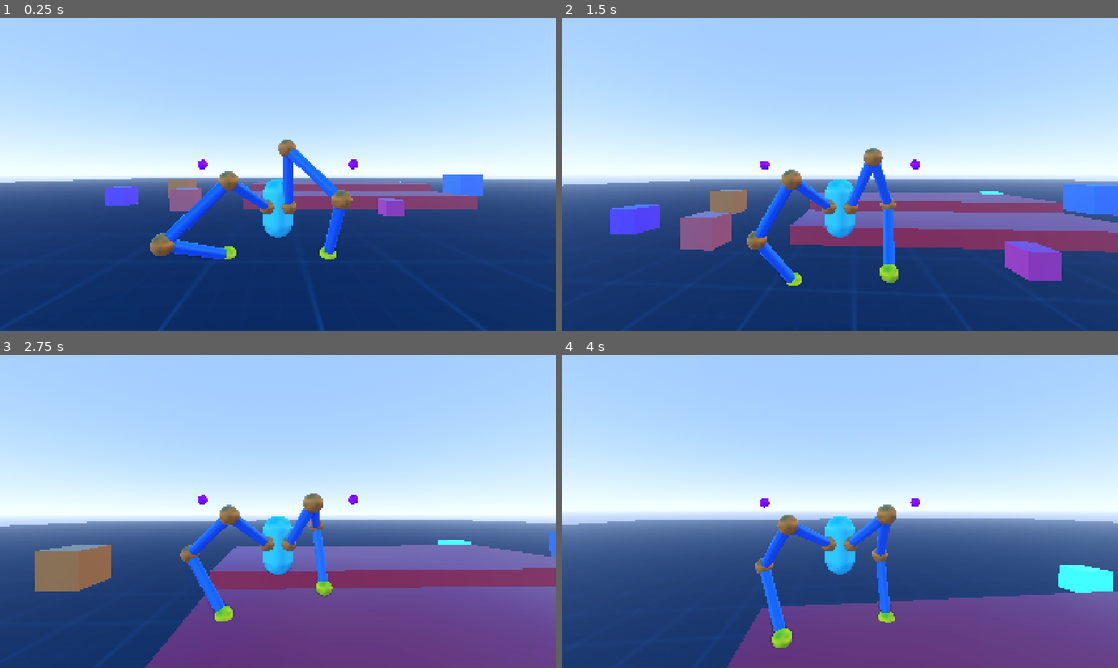
Above: before the commit, frames 1-4 (two rows, left to right).
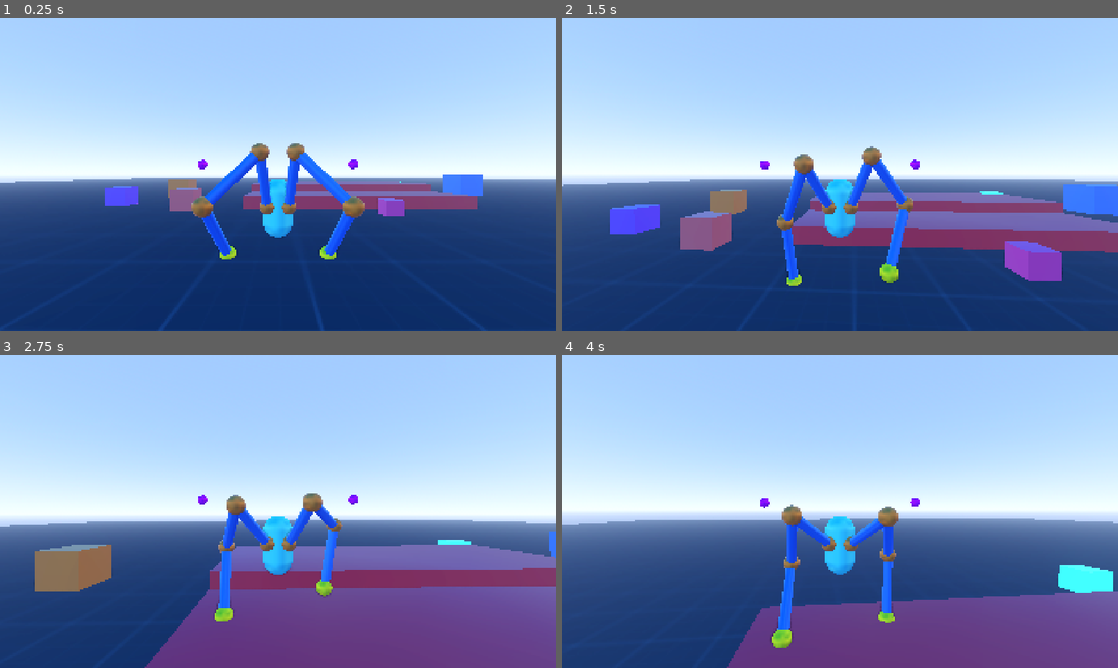
Above: after the commit, the same moments.

Repository: lliamsymonds04/doc-oc
Game: Godot game, scene res://main.tscn
Two runs of this game, one before a commit and one after it. Both use one fixed random seed, a clock stepped at 60 frames per second and the inputs below.
Inputs (mouse positions are in pixels of both pictures, inside the frame that each line leads up to):
- Up to frame 1 (0.25 s): no input
- Up to frame 2 (1.5 s): move the mouse to (867, 174) at 0.52 s; hold W (forward) from 0.53 s (still down); tap Space (jump) at 0.77 s; move the mouse to (812, 174) at 1.27 s
- Up to frame 3 (2.75 s): keep holding W (forward); tap Space (jump) at 1.52 s; move the mouse to (289, 505) at 2.02 s
- Up to frame 4 (4 s): keep holding W (forward); move the mouse to (834, 517) at 2.77 s; tap Space (jump) at 3.02, 3.77 s; move the mouse to (878, 514) at 3.52 s

The runs differ from the first frame. In frame 1, 3.7% of the frame differs, in the area x 27-66%, y 38-78%; in frame 2, 3.2%; in frame 3, 2.6%; in frame 4, 2.4%.

Commit message:
fix: arm spawning in wrong direction; now face pole at spawn

Diff:
--- a/systems/inverse_kinematics/basic_arm.gd
+++ b/systems/inverse_kinematics/basic_arm.gd
@@ -36,7 +36,7 @@
 	# Initial straight-line pose toward the target, in local space.
 	# joints[0] is the root, followed by one point per limb end.
 	var positions := PackedVector3Array([Vector3.ZERO])
-	var target_dir := target.normalized()
+	var target_dir := pole.position.normalized()
 	for i in range(num_limbs):
 		positions.append(positions[i] + target_dir * limb_length)
 
@@ -81,6 +81,7 @@
 #private methods
 func _physics_process(_delta: float) -> void:
 	var solved := solver.solve(target, Vector3.ZERO, pole.position)
+	# var solved := solver.joints
 	_update_visualizer(solved)
 
 func _build_visualizer() -> void:
